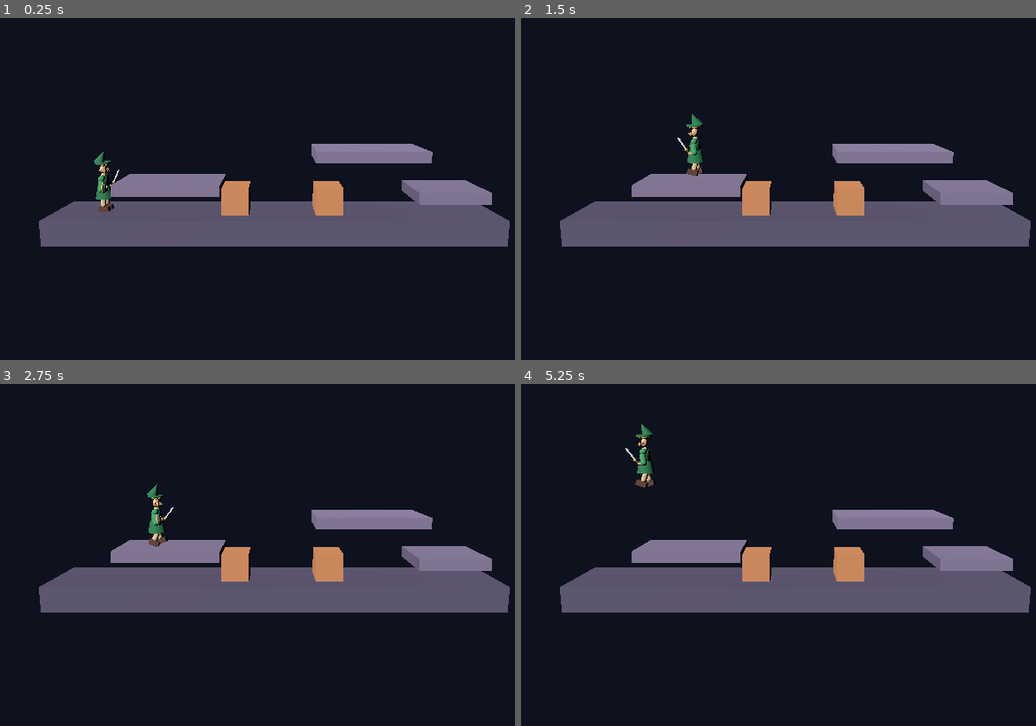
Above: before the commit, frames 1-4 (two rows, left to right).
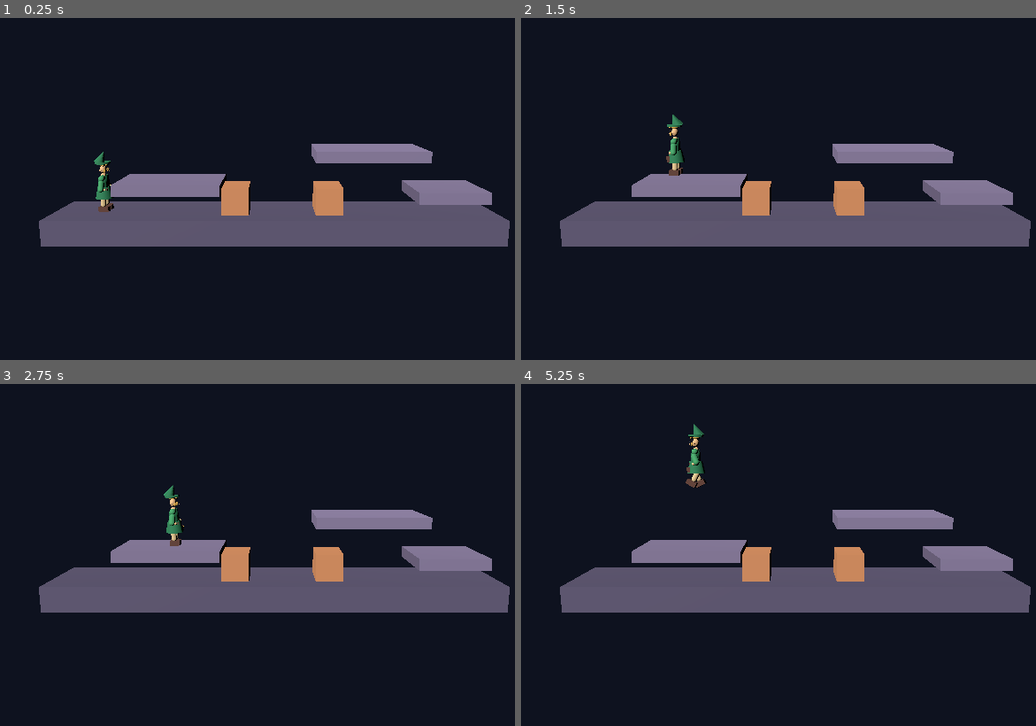
Above: after the commit, the same moments.

Repository: RalfvandenBurg/the-castle
Game: Godot game, scene res://scenes/main.tscn
Two runs of this game, one before a commit and one after it. Both use one fixed random seed, a clock stepped at 60 frames per second and the inputs below.
Inputs:
- Up to frame 1 (0.25 s): no input
- Up to frame 2 (1.5 s): tap Enter at 0.5 s; hold D (move_right) 0.53-1.28 s; hold Shift (run, bound only after the commit) 0.53-1.28 s; tap Space (jump) at 0.77, 0.8, 1.07, 1.35 s; hold A (move_left) from 1.28 s (still down)
- Up to frame 3 (2.75 s): tap Space (jump) at 1.52, 1.82, 2.3 s; tap Shift (run, bound only after the commit) at 1.55 s; release A (move_left) at 2.03 s; hold D (move_right) from 2.03 s (still down); hold Shift (run, bound only after the commit) from 2.03 s (still down)
- Up to frame 4 (5.25 s): release Shift (run, bound only after the commit) at 2.78 s; tap Shift (run, bound only after the commit) at 2.85, 4.35 s; tap Space (jump) at 3.02, 3.32, 3.6, 3.77, 4.07, 4.52, 4.82 s; release D (move_right) at 3.53 s; hold A (move_left) from 3.53 s (still down); hold Shift (run, bound only after the commit) from 5.03 s (still down)

The runs differ from the first frame. In frame 1, less than 0.1% of the frame differs, in the area x 19-24%, y 44-52%; in frame 2, 0.7%; in frame 3, 0.7%; in frame 4, 0.8%, in the area x 20-37%, y 11-31%.

Commit message:
Refine hero and add deliberate run movement

Diff:
--- a/scripts/hero_visual.gd
+++ b/scripts/hero_visual.gd
@@ -17,14 +17,18 @@
 
 	var actor := get_parent() as CharacterBody3D
 	var movement_weight := 0.0
+	var run_weight := 0.0
 	if actor != null:
-		movement_weight = clampf(absf(actor.velocity.x) / 5.5, 0.0, 1.0)
+		movement_weight = clampf(absf(actor.velocity.x) / 2.8, 0.0, 1.0)
+		run_weight = clampf((absf(actor.velocity.x) - 3.0) / 3.8, 0.0, 1.0)
 
-	var stride := sin(float(Time.get_ticks_msec()) * 0.001 * 10.0) * 0.48 * movement_weight
+	var cadence := lerpf(7.0, 11.5, run_weight)
+	var stride := sin(float(Time.get_ticks_msec()) * 0.001 * cadence) * lerpf(0.28, 0.58, run_weight) * movement_weight
 	_set_bone_angle("left_leg", stride)
 	_set_bone_angle("right_leg", -stride)
-	_set_bone_angle("left_arm", -stride * 0.65)
-	_set_bone_angle("right_arm", stride * 0.65)
+	_set_bone_angle("left_arm", -stride * lerpf(0.72, 0.95, run_weight))
+	_set_bone_angle("right_arm", stride * lerpf(0.72, 0.95, run_weight))
+	_set_bone_angle("spine", -0.05 * run_weight * movement_weight)
 
 func _build_skeleton() -> void:
 	skeleton = Skeleton3D.new()
@@ -69,13 +73,13 @@
 	var hair := Color("#d9a849")
 	var leather := Color("#613d32")
 	var gold := Color("#f2c45d")
-	var steel := Color("#d8e4e8")
-	var shield_blue := Color("#367a9b")
 
 	var pelvis := _attachment("pelvis")
 	_add_cylinder(pelvis, 0.25, 0.35, 0.48, Vector3.ZERO, tunic)
 	_add_box(pelvis, Vector3(0.53, 0.10, 0.04), Vector3(0.0, 0.15, 0.20), leather)
 	_add_box(pelvis, Vector3(0.12, 0.11, 0.04), Vector3(0.0, 0.15, 0.23), gold)
+	_add_box(pelvis, Vector3(0.19, 0.22, 0.12), Vector3(0.18, -0.10, 0.25), leather)
+	_add_box(pelvis, Vector3(0.12, 0.07, 0.04), Vector3(0.18, -0.07, 0.32), gold)
 
 	var spine := _attachment("spine")
 	_add_capsule(spine, 0.27, 0.72, Vector3.ZERO, tunic, Vector3.ZERO, Vector3(1.0, 1.0, 0.72))
@@ -103,26 +107,11 @@
 	_add_capsule(left_arm, 0.115, 0.48, Vector3(0.0, -0.12, 0.0), tunic_light, Vector3(0.0, 0.0, -14.0))
 	var left_hand := _attachment("left_hand")
 	_add_sphere(left_hand, Vector3.ZERO, Vector3(0.10, 0.10, 0.10), skin)
-	_add_sphere(left_hand, Vector3(-0.09, 0.12, 0.01), Vector3(0.40, 0.48, 0.12), gold)
-	_add_sphere(left_hand, Vector3(-0.09, 0.12, 0.08), Vector3(0.34, 0.42, 0.11), shield_blue)
-	_add_sphere(left_hand, Vector3(-0.09, 0.12, 0.15), Vector3(0.08, 0.23, 0.035), gold)
-	_add_sphere(left_hand, Vector3(-0.09, 0.12, 0.16), Vector3(0.19, 0.07, 0.035), gold)
-	_add_sphere(left_hand, Vector3(-0.09, 0.12, 0.18), Vector3(0.06, 0.06, 0.04), Color("#fff0b1"))
 
 	var right_arm := _attachment("right_arm")
 	_add_capsule(right_arm, 0.115, 0.48, Vector3(0.0, -0.12, 0.0), tunic_light, Vector3(0.0, 0.0, 14.0))
 	var right_hand := _attachment("right_hand")
 	_add_sphere(right_hand, Vector3.ZERO, Vector3(0.11, 0.11, 0.11), skin)
-	var sword_pivot := Node3D.new()
-	sword_pivot.name = "SwordPivot"
-	sword_pivot.position.z = 0.06
-	sword_pivot.rotation_degrees.x = 25.0
-	right_hand.add_child(sword_pivot)
-	_add_box(sword_pivot, Vector3(0.08, 0.20, 0.07), Vector3(0.0, 0.09, 0.0), leather)
-	_add_box(sword_pivot, Vector3(0.21, 0.06, 0.09), Vector3(0.0, 0.22, 0.0), gold)
-	_add_sphere(sword_pivot, Vector3(0.0, 0.015, 0.0), Vector3(0.10, 0.10, 0.10), gold)
-	_add_box(sword_pivot, Vector3(0.09, 0.42, 0.055), Vector3(0.0, 0.46, 0.0), steel)
-	_add_cone(sword_pivot, 0.065, 0.18, Vector3(0.0, 0.73, 0.0), steel)
 
 	var left_leg := _attachment("left_leg")
 	_add_capsule(left_leg, 0.105, 0.46, Vector3.ZERO, Color("#e4c68f"))
--- a/scripts/player.gd
+++ b/scripts/player.gd
@@ -1,8 +1,10 @@
 extends CharacterBody3D
 
-@export var move_speed: float = 7.0
-@export var ground_acceleration: float = 42.0
-@export var air_acceleration: float = 18.0
+@export var walk_speed: float = 3.2
+@export var run_speed: float = 6.8
+@export var ground_acceleration: float = 24.0
+@export var ground_deceleration: float = 30.0
+@export var air_acceleration: float = 12.0
 @export var jump_velocity: float = 10.5
 @export var lane_z: float = 0.0
 @export var fall_limit: float = -8.0
@@ -23,8 +25,12 @@
 	var direction := Input.get_axis("move_left", "move_right")
 	if not is_zero_approx(direction):
 		character_visual.rotation.y = signf(direction) * PI * 0.5
-	var acceleration := ground_acceleration if is_on_floor() else air_acceleration
-	velocity.x = move_toward(velocity.x, direction * move_speed, acceleration * delta)
+	var target_speed := run_speed if Input.is_action_pressed("run") else walk_speed
+	var target_velocity := direction * target_speed
+	var acceleration := air_acceleration
+	if is_on_floor():
+		acceleration = ground_deceleration if is_zero_approx(direction) else ground_acceleration
+	velocity.x = move_toward(velocity.x, target_velocity, acceleration * delta)
 
 	if not is_on_floor():
 		velocity.y -= get_gravity().length() * delta
--- a/scripts/room.gd
+++ b/scripts/room.gd
@@ -16,7 +16,7 @@
 	_add_player(Vector3(-7.0, 0.35, 0.0))
 
 func _setup_controls() -> void:
-	for action in ["move_left", "move_right", "jump"]:
+	for action in ["move_left", "move_right", "jump", "run"]:
 		if not InputMap.has_action(action):
 			InputMap.add_action(action)
 		InputMap.action_erase_events(action)
@@ -26,6 +26,7 @@
 	_bind_key("move_right", KEY_D)
 	_bind_key("move_right", KEY_RIGHT)
 	_bind_key("jump", KEY_SPACE)
+	_bind_key("run", KEY_SHIFT)
 
 func _bind_key(action: StringName, key: int) -> void:
 	var event := InputEventKey.new()
Not shown, changed: CHANGELOG.md
Not shown, changed: docs/CONTROLS.md
Not shown, changed: docs/TECHNICAL_DESIGN.md
Not shown, changed: docs/plans/ROADMAP.md
Not shown, changed: specs/003-original-hero-visual/plan.md
Not shown, changed: specs/003-original-hero-visual/spec.md
Not shown, changed: specs/003-original-hero-visual/tasks.md
